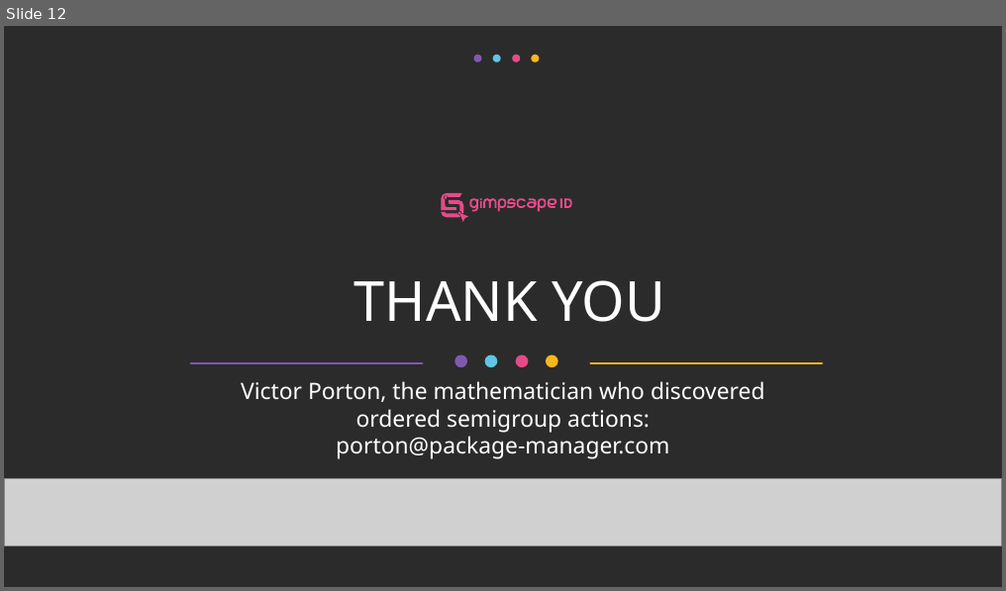
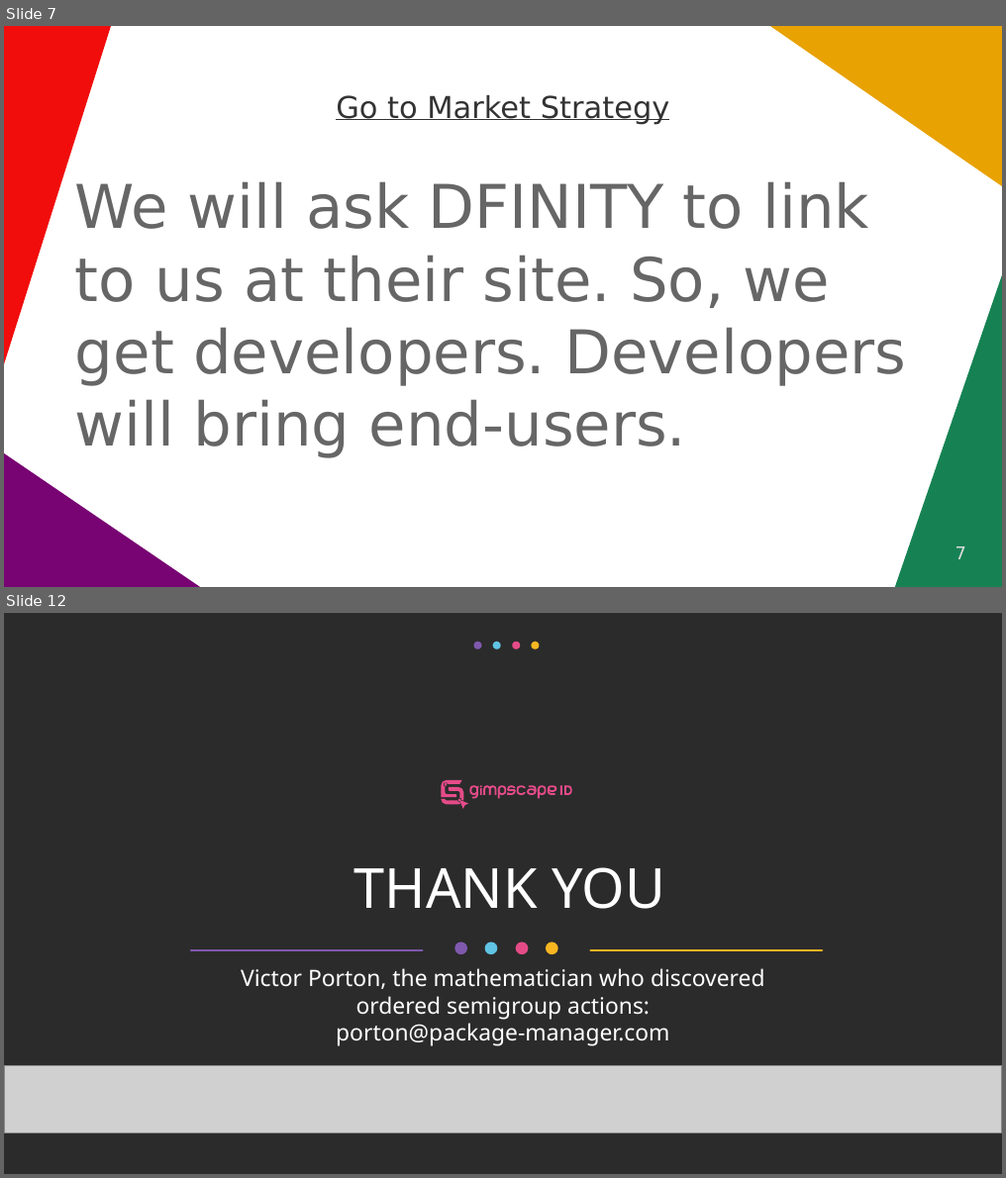
Before and after one commit to vporton/icp-package-manager, a slide deck: docs/short-pitchdeck.odp. Shown one above the other, each under a label of ours: slide 12 before the commit, slides 7 and 12 after it; the slides between them are not shown. The pictures are 1006x591 and 1006x1178 pixels, drawn with LibreOffice and Linux fonts; fonts in the diff are those of the drawing; grey boxes stand for pictures; background and template pictures are left out; a plain dark background stands for a picture behind light text. Boxes give left, top, right and bottom in pixels: in the first picture for what was removed or moved away, otherwise in the second. Text is boxed around its words. In the diff, an @@ line names an element or a change of style, - is before the commit and + after.

```diff
--- a/docs/short-pitchdeck.odp
+++ b/docs/short-pitchdeck.odp
@@ slide 7 added at box(4, 26, 1002, 587), background #FFFFFF @@
@@ freeform shape added at box(4, 26, 111, 365), fill #F10D0C @@
@@ freeform shape added at box(770, 26, 1002, 186), fill #E8A202 @@
@@ title added at box(336, 95, 670, 124), 24 pt, text #333333, underline @@
+Go to Market Strategy
@@ text added at box(75, 181, 907, 459), 48 pt, text #666666 @@
+We will ask DFINITY to link to us at their site. So, we get developers. Developers will bring end-users.
@@ freeform shape added at box(895, 275, 1002, 587), fill #168253 @@
@@ freeform shape added at box(4, 454, 200, 587), fill #780373 @@
@@ page number added at box(955, 547, 966, 560), 14 pt, text #DDDDDD @@
+7
```
Also in this commit, not shown: 7 slides changed, 3 other slides added, 4 slides removed, 1 other file.
